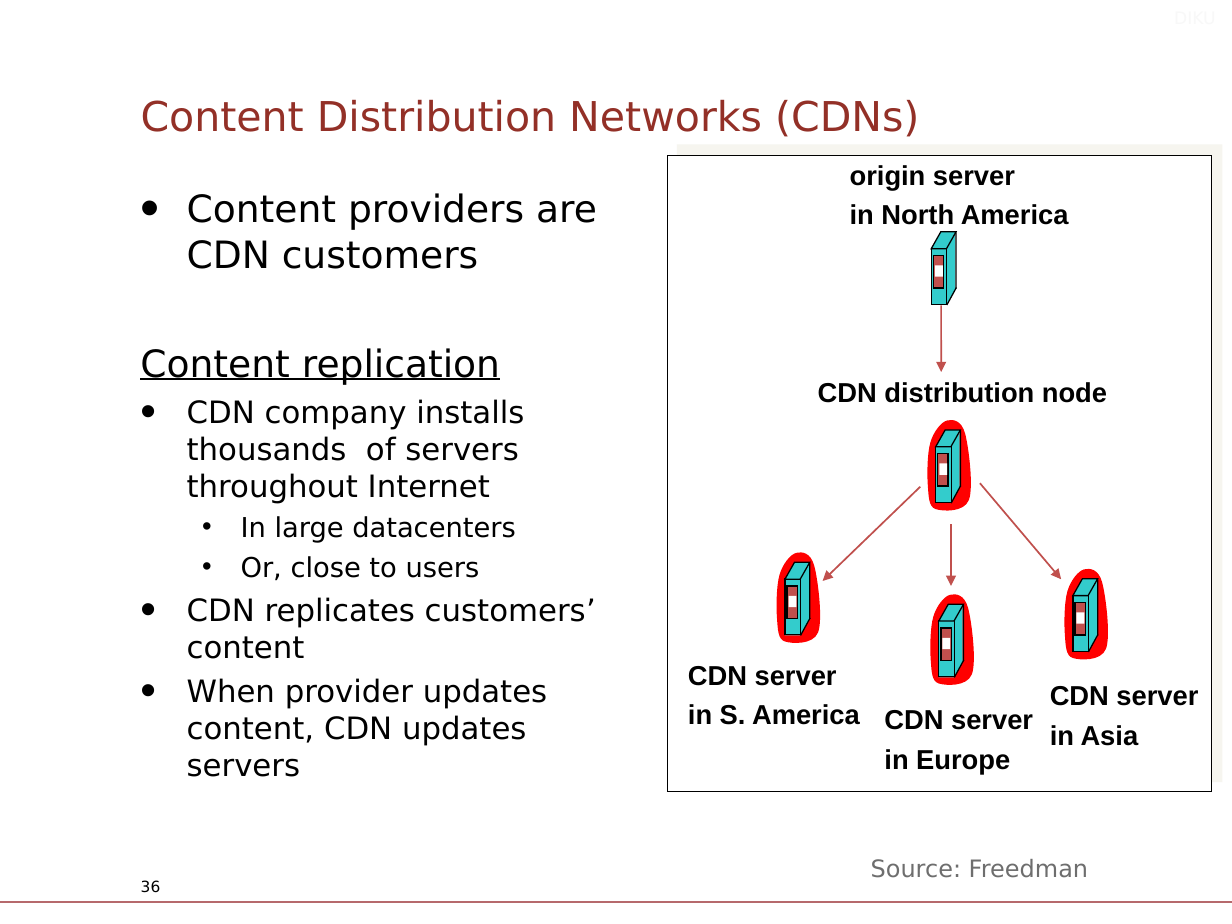
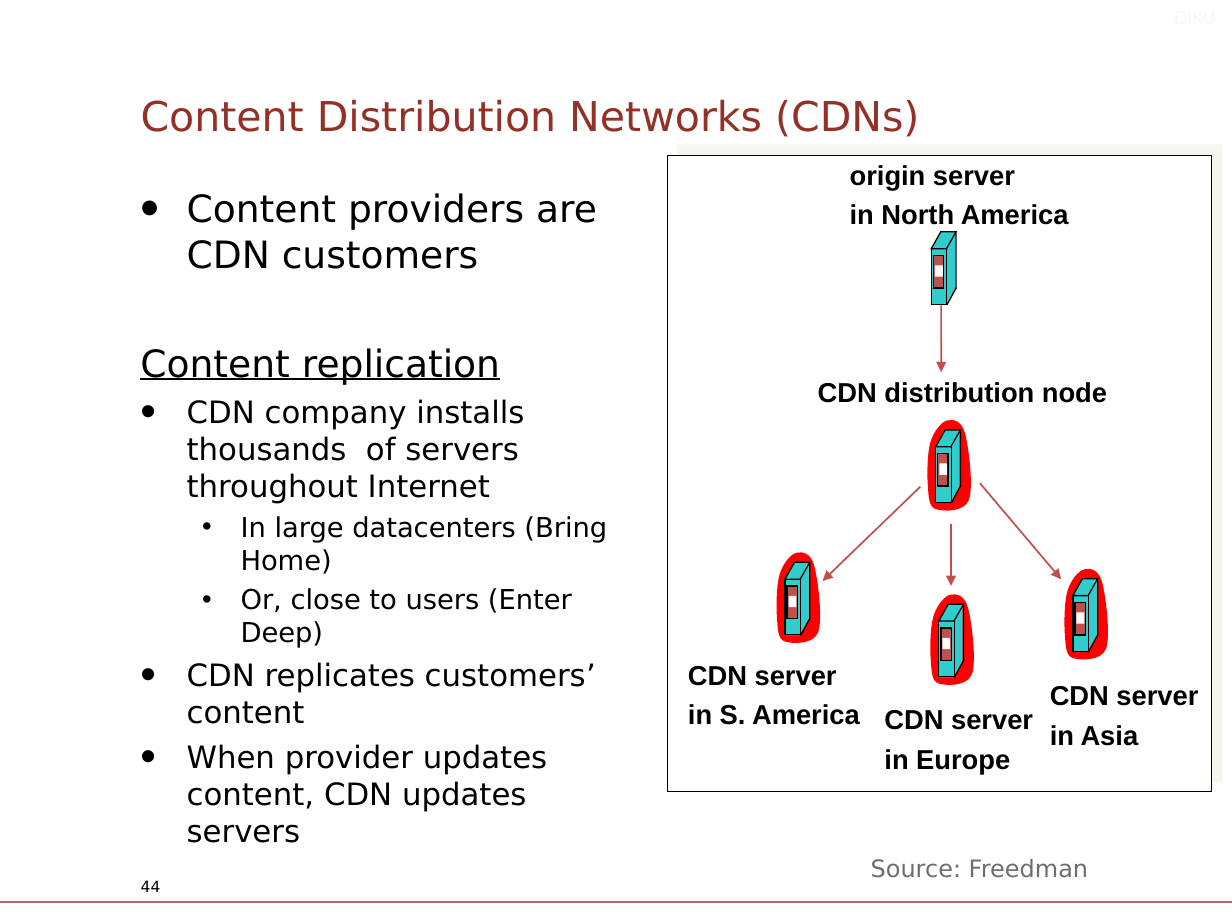
Before and after one commit to diku-compSys/compSys-e2021-pub, a slide deck: slide 44 of lectures/211103_application_layer_http/slides.odp (slide 36 before the commit). Drawn at 1232x924 pixels with LibreOffice and Linux fonts; fonts in the diff are those of the drawing; background and template pictures are left out. Boxes give left, top, right and bottom in pixels: in the first picture for what was removed or moved away, otherwise in the second. Text is boxed around its words. In the diff, an @@ line names an element or a change of style, - is before the commit and + after.

```diff
--- a/lectures/211103_application_layer_http/slides.odp
+++ b/lectures/211103_application_layer_http/slides.odp
@@ text at (x1=241, y1=516, x2=607, y2=648): text changed @@
-  • In large datacenters
-  • Or, close to users
+  • In large datacenters (Bring Home)
+  • Or, close to users (Enter Deep)
@@ page number at (x1=141, y1=880, x2=161, y2=892): text changed @@
-36
+44
```
Also in this commit, not shown: 11 other slides changed, 8 slides added, 3 other files.
